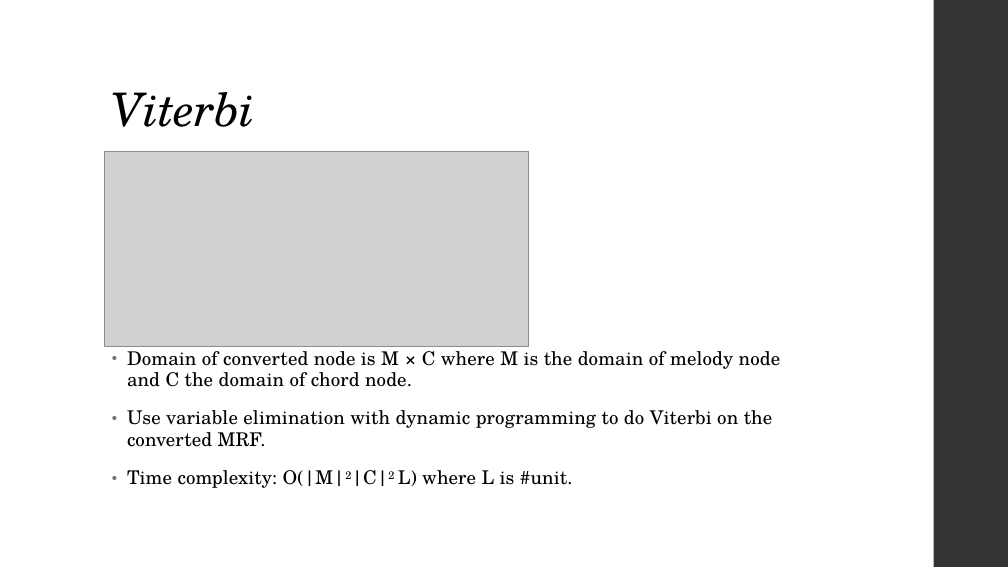
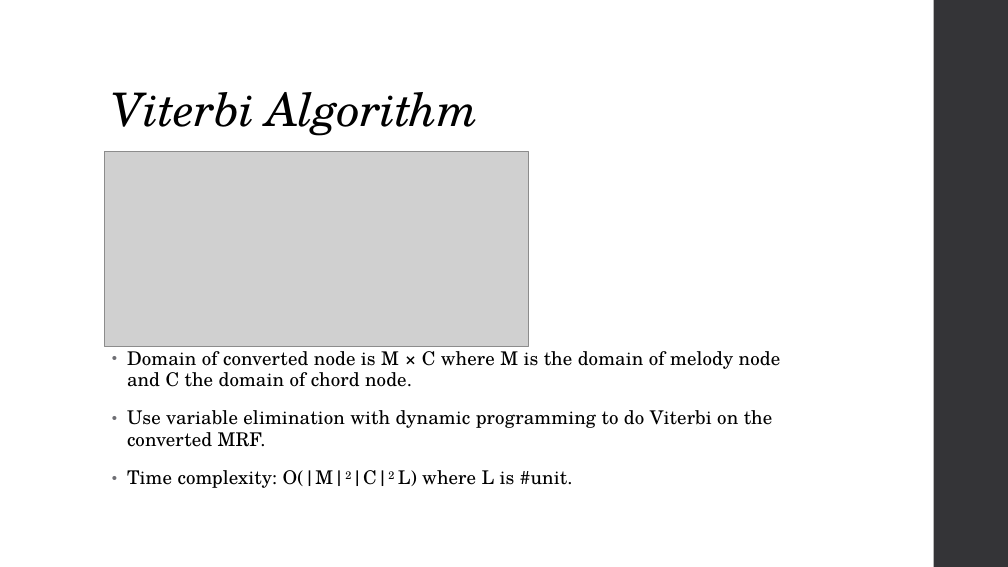
Before and after one commit to Rajon010/MD2016_Final, a slide deck: slide 6 of presentation.pptx. Drawn at 1008x567 pixels with LibreOffice and Linux fonts; fonts in the diff are those of the drawing; grey boxes stand for pictures. Boxes give left, top, right and bottom in pixels: in the first picture for what was removed or moved away, otherwise in the second. Text is boxed around its words. In the diff, an @@ line names an element or a change of style, - is before the commit and + after.

```diff
--- a/presentation.pptx
+++ b/presentation.pptx
@@ title at (112,92,479,136): text changed @@
-Viterbi
+Viterbi Algorithm
```
Also in this commit, not shown: 1 other slide changed.
